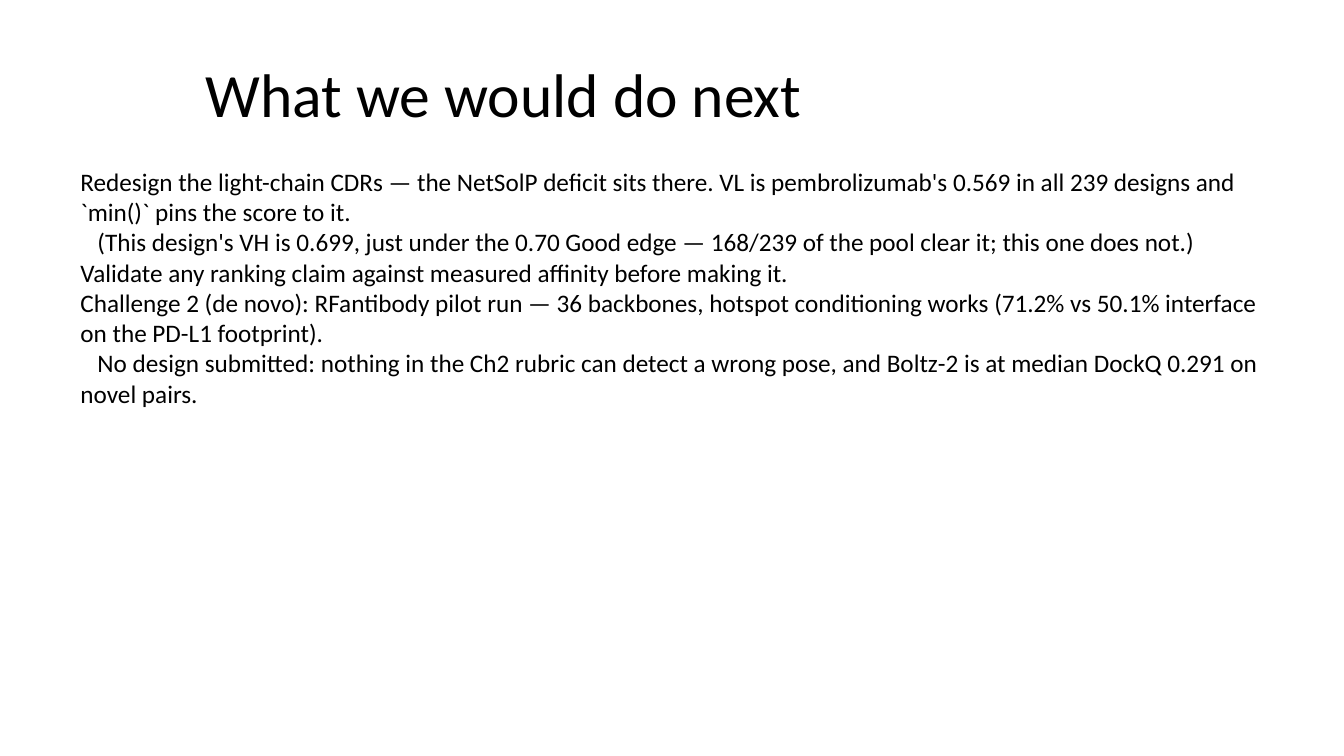
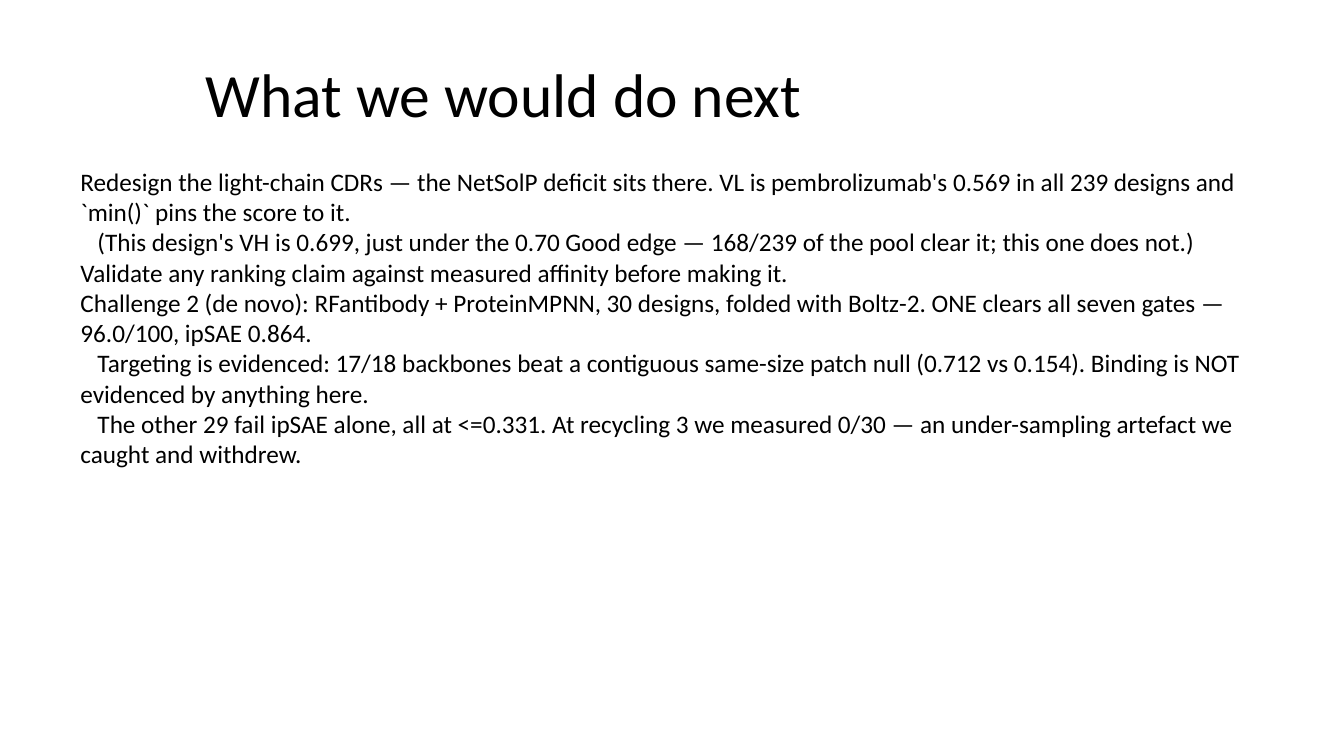
Before and after one commit to RRobin711/locksmith-antibody-hackathon, a slide deck: slide 5 of submission/LOCKSMITH_DEV/pitch/LOCKSMITH_DEV_presentation.pptx. Drawn at 1344x756 pixels with LibreOffice and Linux fonts; fonts in the diff are those of the drawing. Boxes give left, top, right and bottom in pixels: in the first picture for what was removed or moved away, otherwise in the second. Text is boxed around its words. In the diff, an @@ line names an element or a change of style, - is before the commit and + after.

```diff
--- a/submission/LOCKSMITH_DEV/pitch/LOCKSMITH_DEV_presentation.pptx
+++ b/submission/LOCKSMITH_DEV/pitch/LOCKSMITH_DEV_presentation.pptx
@@ text at (80,293,1240,468): text changed @@
-Challenge 2 (de novo): RFantibody pilot run — 36 backbones, hotspot conditioning works (71.2% vs 50.1% interface on the PD-L1 footprint).
-No design submitted: nothing in the Ch2 rubric can detect a wrong pose, and Boltz-2 is at median DockQ 0.291 on novel pairs.
+Challenge 2 (de novo): RFantibody + ProteinMPNN, 30 designs, folded with Boltz-2. ONE clears all seven gates — 96.0/100, ipSAE 0.864.
+Targeting is evidenced: 17/18 backbones beat a contiguous same-size patch null (0.712 vs 0.154). Binding is NOT evidenced by anything here.
+The other 29 fail ipSAE alone, all at <=0.331. At recycling 3 we measured 0/30 — an under-sampling artefact we caught and withdrew.
```
Also in this commit, not shown: 4 other files.
